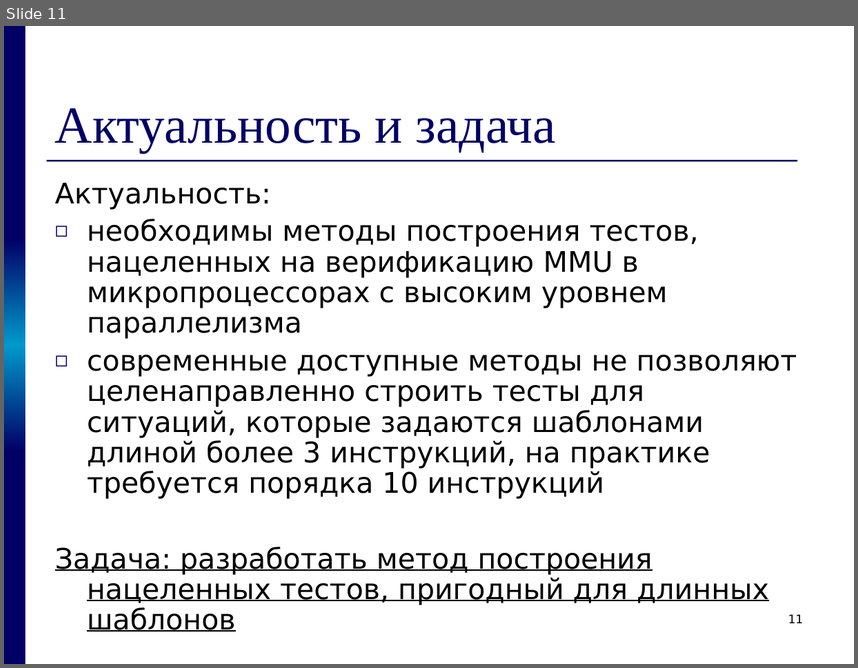
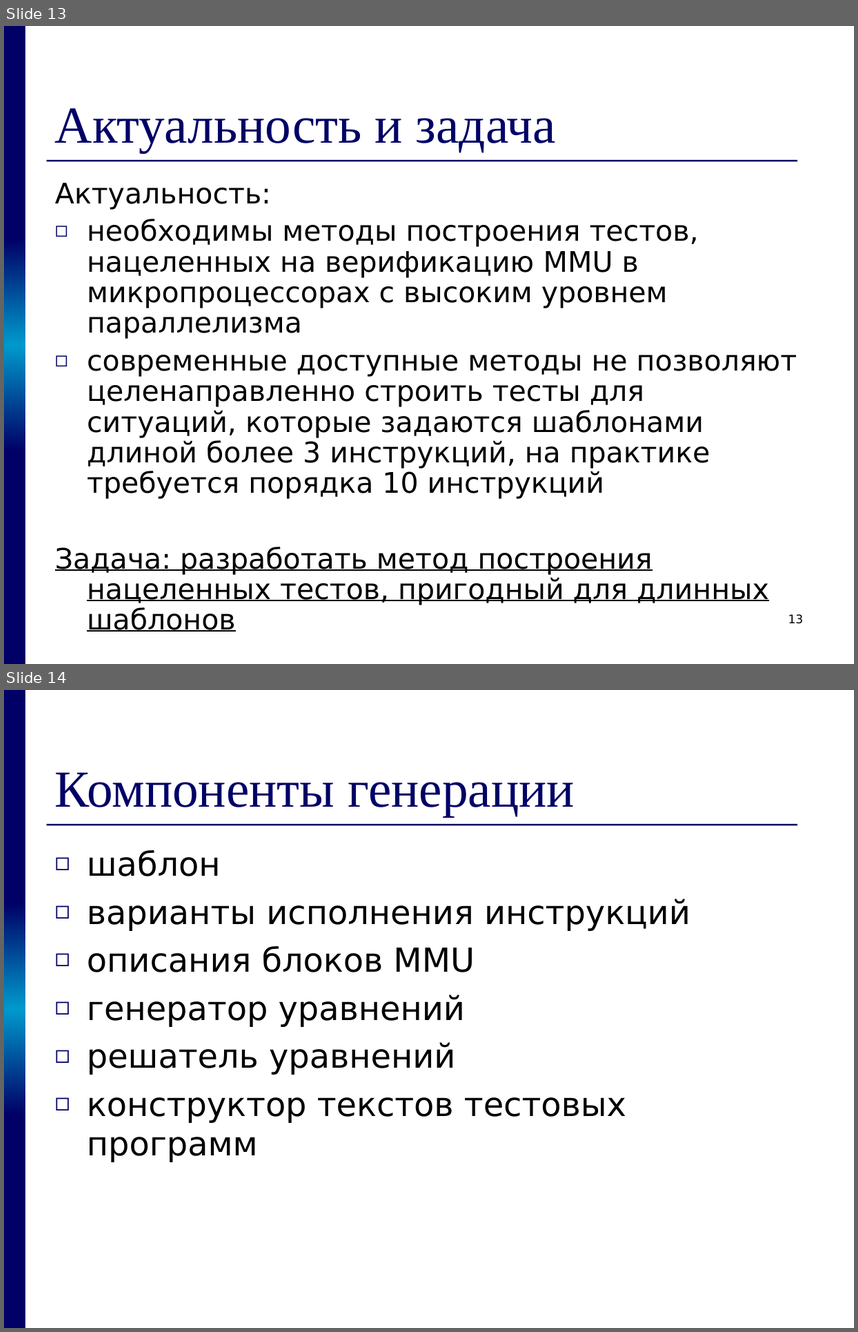
Before and after one commit to kornevgen/tesla-project, a slide deck: papers/THESIS/talks/pred/prethesis8.ppt. Shown one above the other, each under a label of ours: slide 11 before the commit, slides 13 and 14 after it. The pictures are 858x668 and 858x1332 pixels, drawn with LibreOffice and Linux fonts; fonts in the diff are those of the drawing. Boxes give left, top, right and bottom in pixels: in the first picture for what was removed or moved away, otherwise in the second. Text is boxed around its words. In the diff, an @@ line names an element or a change of style, - is before the commit and + after.

```diff
--- a/papers/THESIS/talks/pred/prethesis8.ppt
+++ b/papers/THESIS/talks/pred/prethesis8.ppt
@@ slide 14 added at <box>4,690,854,1328</box>, background #FFFFFF; not listed: 4 template elements that a slide beside it also shows @@
@@ title added at <box>55,772,575,817</box>, 44 pt, text #000066 @@
+Компоненты генерации
@@ text added at <box>87,850,691,1162</box>, 28 pt, text #000000 @@
+◻ шаблон
+◻ варианты исполнения инструкций
+◻ описания блоков MMU
+◻ генератор уравнений
+◻ решатель уравнений
+◻ конструктор текстов тестовых программ
@@ what was slide 11 is now slide 13 @@
@@ page number at <box>789,614,804,624</box>: text changed @@
-11
+13
```
Also in this commit, not shown: 8 slides changed, 5 other slides added, 1 other file.
